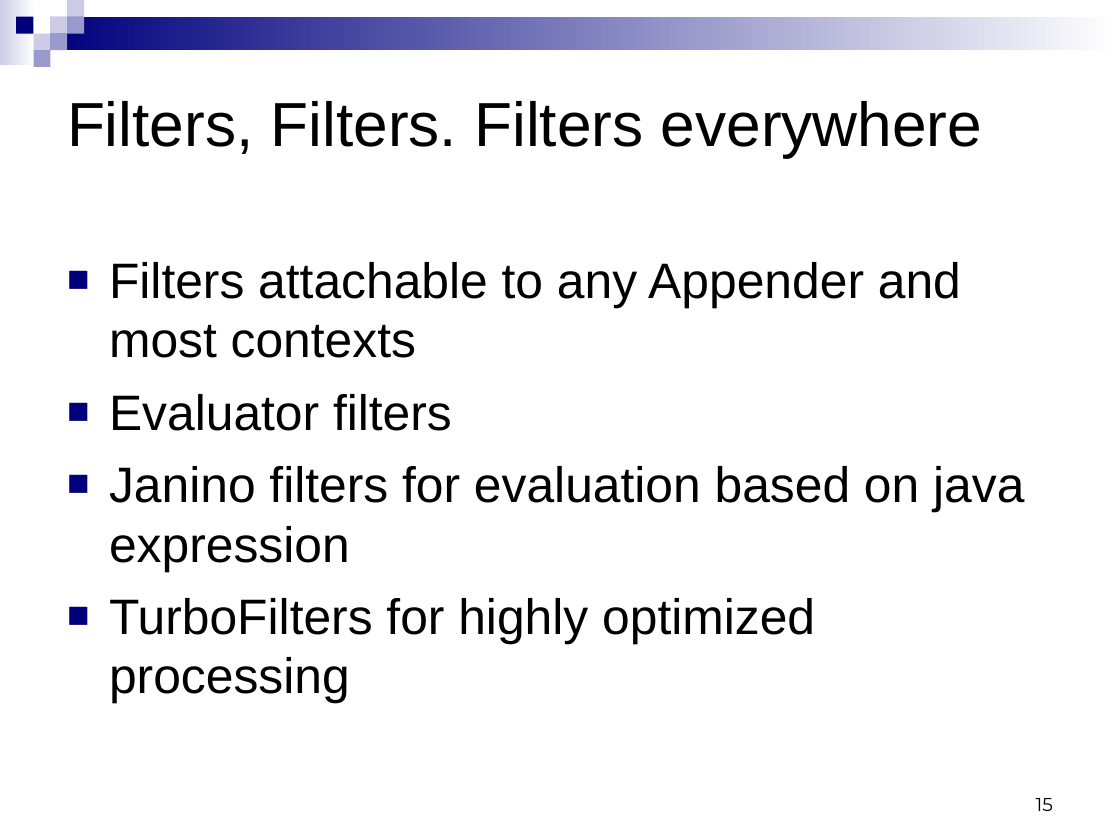
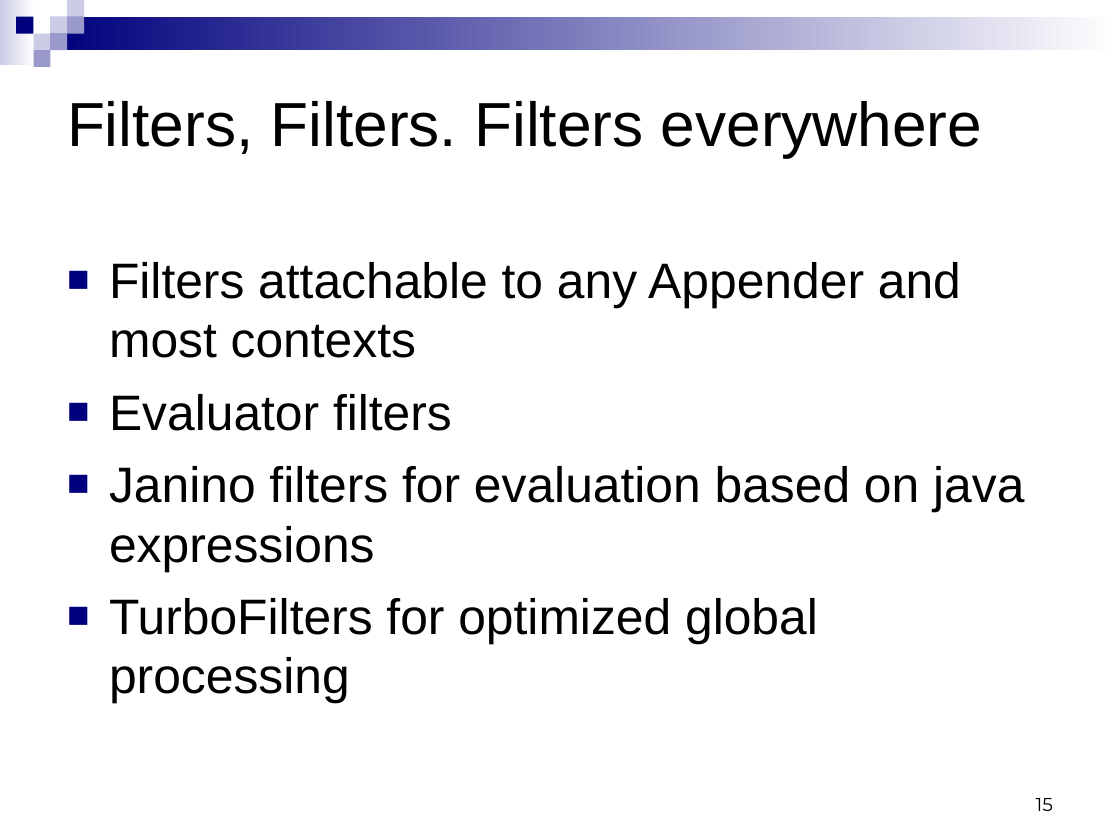
Before and after one commit to qos-ch/logback, a slide deck: slide 15 of logback-site/src/site/resources/logback.ppt. Drawn at 1120x840 pixels with LibreOffice and Linux fonts; fonts in the diff are those of the drawing. Boxes give left, top, right and bottom in pixels: in the first picture for what was removed or moved away, otherwise in the second. Text is boxed around its words. In the diff, an @@ line names an element or a change of style, - is before the commit and + after.

```diff
--- a/logback-site/src/site/resources/logback.ppt
+++ b/logback-site/src/site/resources/logback.ppt
@@ text at bbox=[109, 466, 1024, 704]: text changed @@
-■ Janino filters for evaluation based on java expression
-■ TurboFilters for highly optimized processing
+■ Janino filters for evaluation based on java expressions
+■ TurboFilters for optimized global processing
```
Also in this commit, not shown: 10 other slides changed, 2 slides added.
